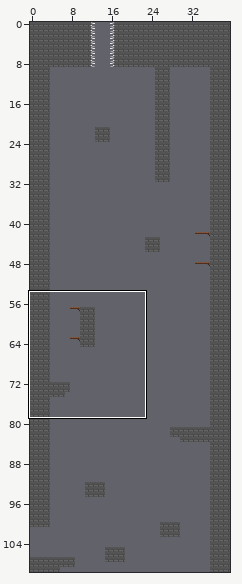
Two versions of a level (Tiled map (JSON), Bin/Levels/Level_50.json). The picture above shows the old version from afar; the outline marks the close-up.
Close-up. First the earlier version:
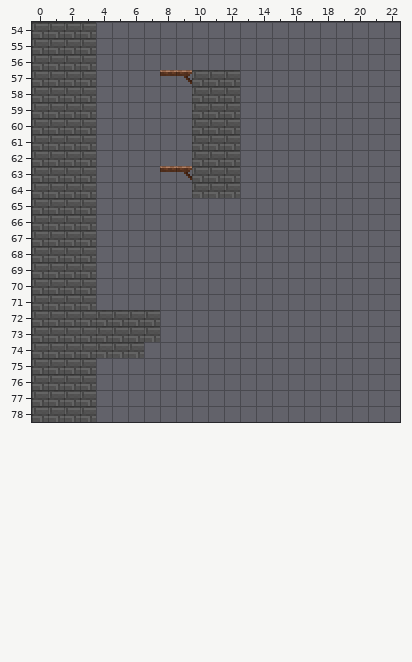
Cells are 8x8 px. Shown: x 0..22, y 54..78. The commit also changed other parts of the map, which this record leaves out.
And afterwards:
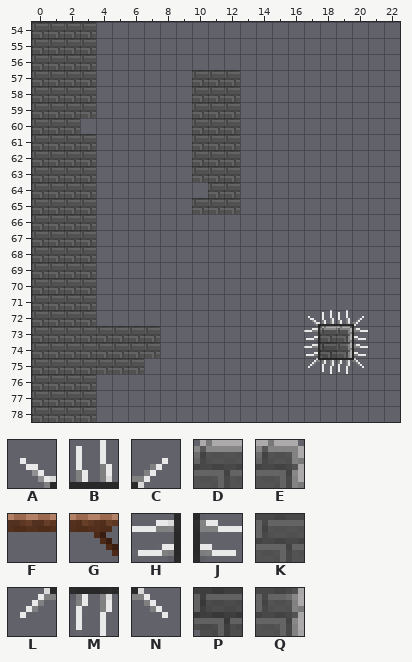
Key: from "passontileset": A 343, B 344, C 345, D 346, E 348, F 350, G 351, H 375, J 377, K 378, L 407, M 408, N 409, P 410, Q 412.
_ is an empty cell.
Change:
Layer "FG1":
There is now tile A in row 72 at x 17.
There is now tile B in row 72 at x 18 to 19.
There is now tile C in row 72 at x 20.
There is now tile D in row 73 at x 18.
There is now tile E in row 73 at x 19.
There is now tile H in rows 73 to 74 at x 17.
There is now tile J in rows 73 to 74 at x 20.
There is now tile K in row 65 at x 10 to 12; in row 74 at x 7; in row 75 at x 4 to 6.
There is now tile L in row 75 at x 17.
There is now tile M in row 75 at x 18 to 19.
There is now tile N in row 75 at x 20.
There is now tile P in row 74 at x 18.
There is now tile Q in row 74 at x 19.
Tile F is gone in row 57 at x 8; in row 63 at x 8.
Tile G is gone in row 57 at x 9; in row 63 at x 9.
Tile K is gone in row 60 at x 3; in row 64 at x 10; in row 72 at x 4 to 7.
